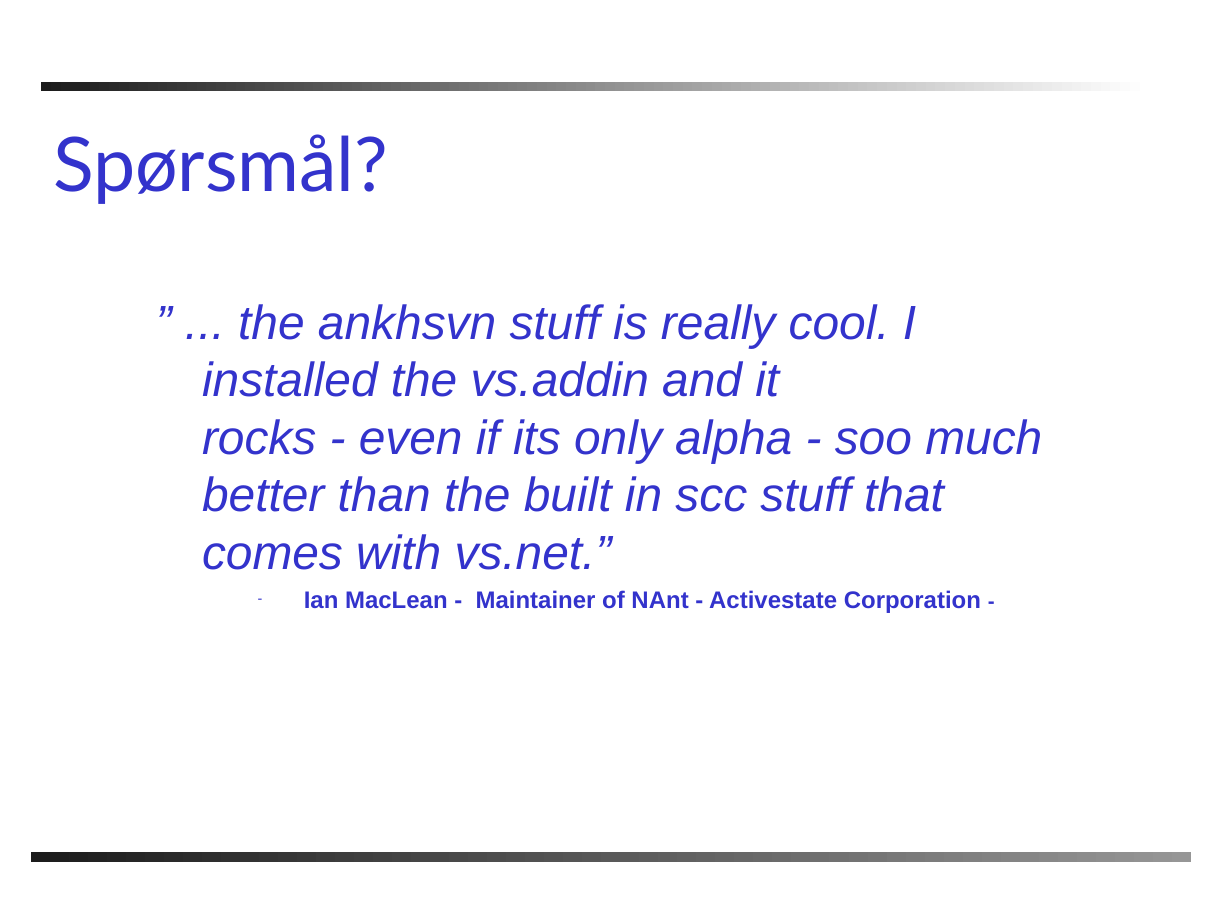
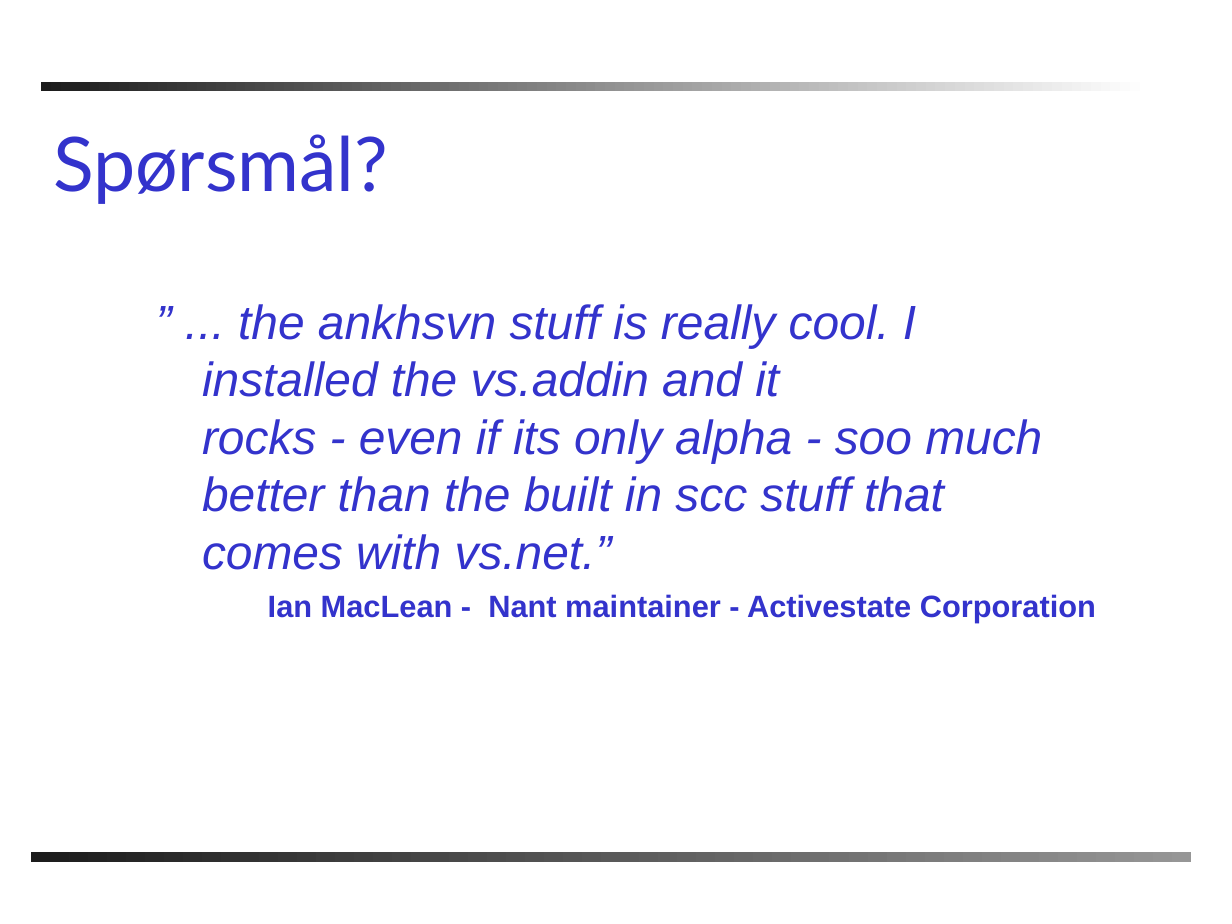
Before and after one commit to chucker/AnkhSVN, a slide deck: slide 26 of doc/powerpoint/Subversion_addin_for_VS.NET.ppt (slide 25 before the commit). Drawn at 1232x924 pixels with LibreOffice and Linux fonts; fonts in the diff are those of the drawing; background and template pictures are left out. Boxes give left, top, right and bottom in pixels: in the first picture for what was removed or moved away, otherwise in the second. Text is boxed around its words. In the diff, an @@ line names an element or a change of style, - is before the commit and + after.

```diff
--- a/doc/powerpoint/Subversion_addin_for_VS.NET.ppt
+++ b/doc/powerpoint/Subversion_addin_for_VS.NET.ppt
@@ text at (268,594,1096,623): text changed; size 14 to 18 pt @@
-– Ian MacLean - Maintainer of NAnt - Activestate Corporation -
+Ian MacLean - Nant maintainer - Activestate Corporation
```
Also in this commit, not shown: 1 other slide changed, 2 slides added, 1 slide removed, 1 other file.
